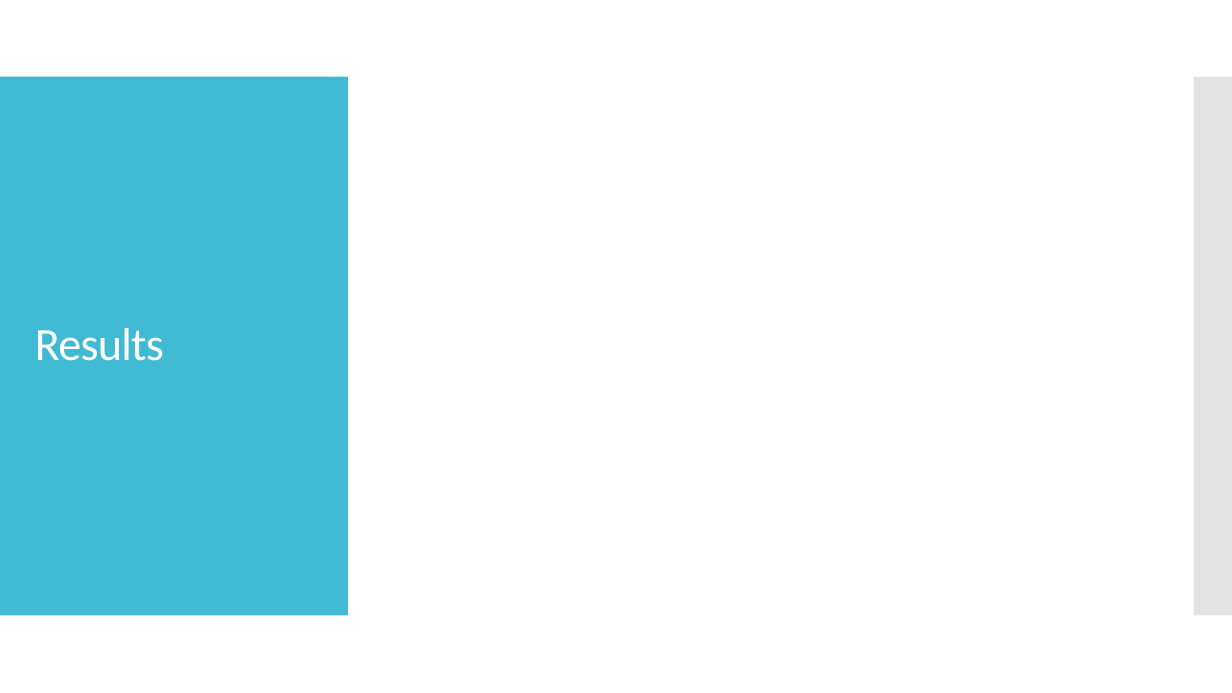
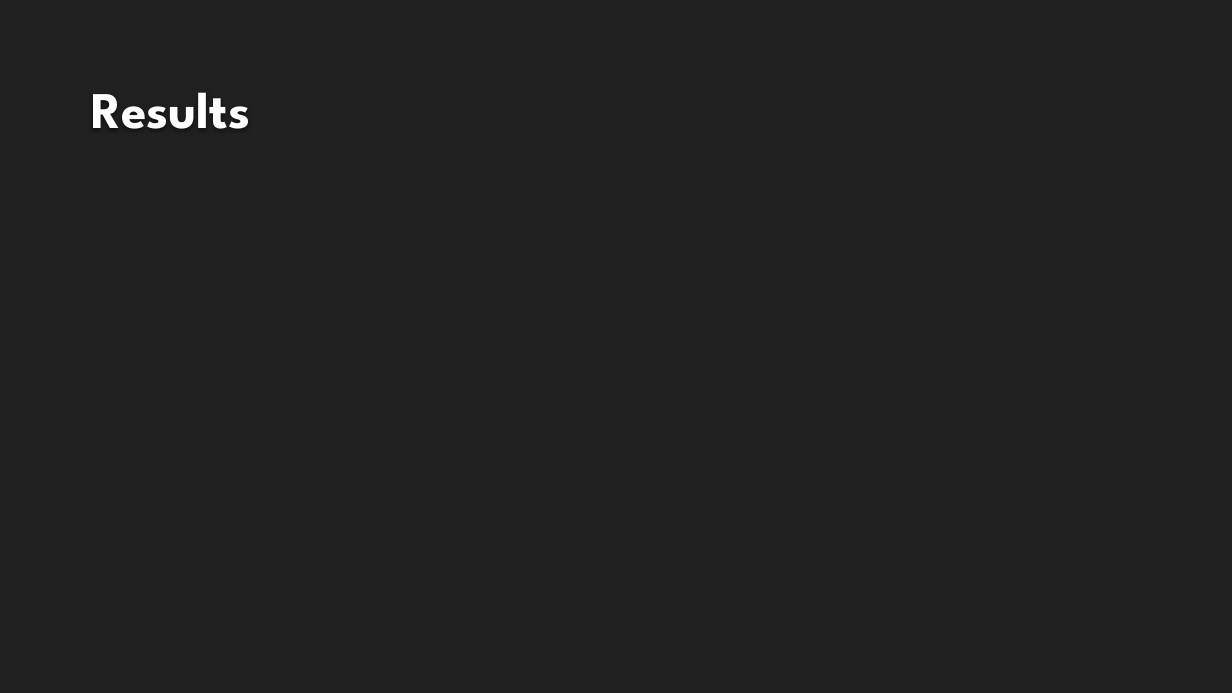
Before and after one commit to rolsenrob/SLC-AQI-Predictions-Project, a slide deck: slide 6 of Predicting Air Quality in Salt Lake City PowerPoint.pptx. Drawn at 1232x693 pixels with LibreOffice and Linux fonts; fonts in the diff are those of the drawing; background and template pictures are left out. Boxes give left, top, right and bottom in pixels: in the first picture for what was removed or moved away, otherwise in the second. Text is boxed around its words. In the diff, an @@ line names an element or a change of style, - is before the commit and + after.

Commit message:
Formatting changes to presentation

```diff
--- a/Predicting Air Quality in Salt Lake City PowerPoint.pptx
+++ b/Predicting Air Quality in Salt Lake City PowerPoint.pptx
@@ background #FFFFFF to #212121 @@
@@ title "Results": place and size @@
-title "Results" at bbox=[35, 328, 164, 361]
+title "Results" at bbox=[91, 92, 250, 129]
@@ title "Results" at bbox=[91, 92, 250, 129]: size 36 to 40 pt, font Calibri to League Spartan, text colour #FFFFFF to #FEFEFE, letter spacing -0.6 to 0 pt, bold on; line spacing 0.9 to 1; vertical alignment middle to bottom @@
@@ rectangle removed at bbox=[0, 77, 348, 616] @@
@@ rectangle removed at bbox=[1194, 77, 1232, 616] @@
```
Also in this commit, not shown: 4 other slides changed, 2 slides added, 2 slides removed.
